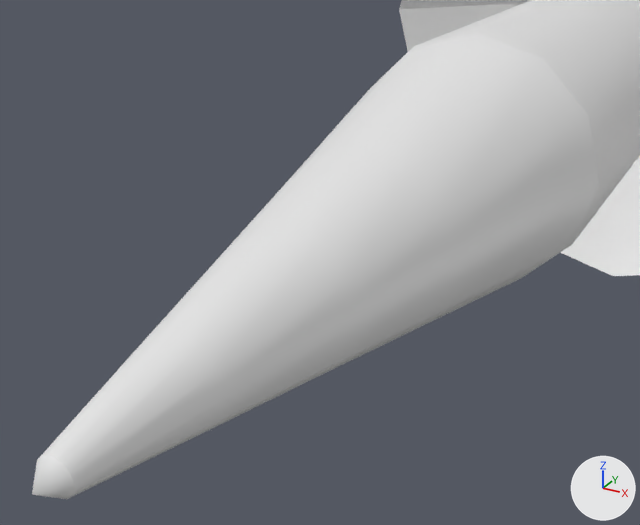
The FBX model Assets/models/OBPS/OBPS.fbx as it was, and as the next commit left it.
Both versions are drawn from a 50 mm lens placed at (0.0327, -0.396, 0.0309), pointed at (0.0048, -0.3452, 0.0055). The axes (+X, +Y, +Z) are drawn at lower right. The lights are the same throughout. Where no turn or scale is listed for an object, it has been applied to the vertices.

In view in the first picture: 'model_477'.
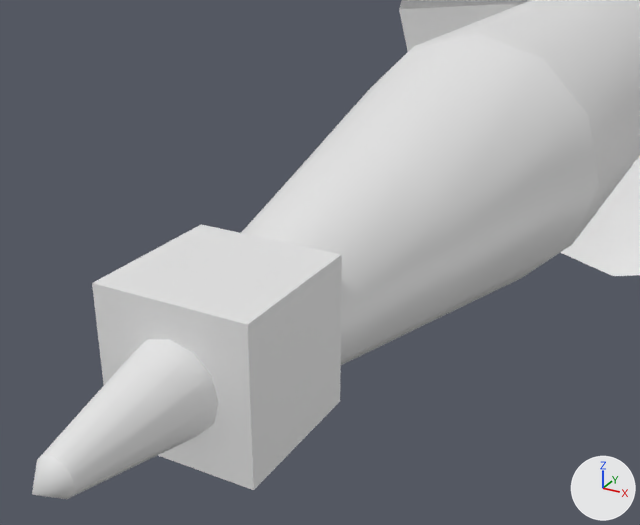
Location of each change, [x1, y1, x2, y2] in pixels of the pictures (640 x 525 px):
'Fragment', added
    after: [92, 224, 342, 490]

Edits to the bpy script that builds the scene:
```text
Add me_cube:
    me_cube.from_pydata(...)  # a box spanning x -0.0061..0.0061, y -0.0061..0.0061, z -0.0061..0.0061
Add ob_fragment:
    ob_fragment = bpy.data.objects.new('Fragment', me_cube)
    ob_fragment.location = (0.0, -0.35058, 0.0)
```
